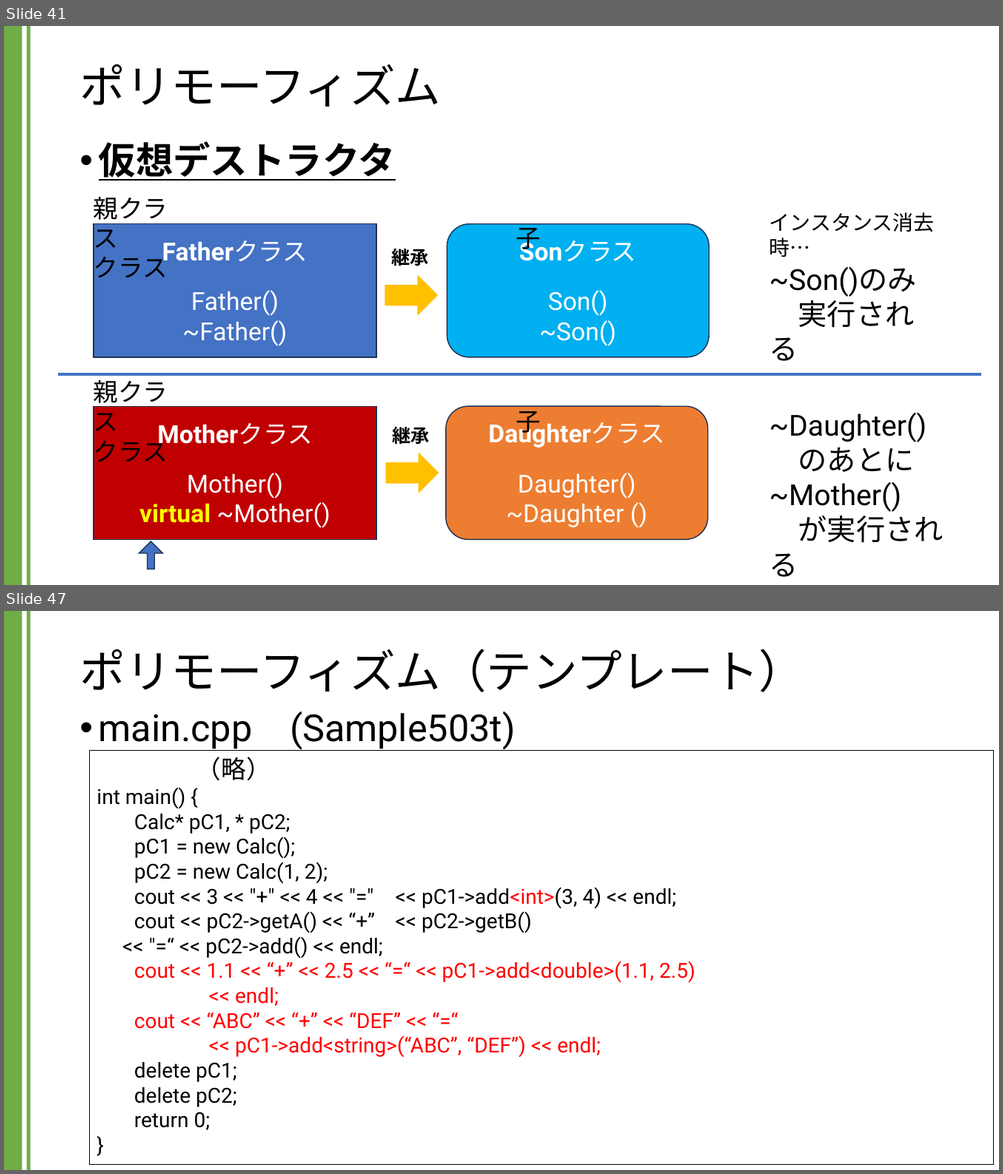
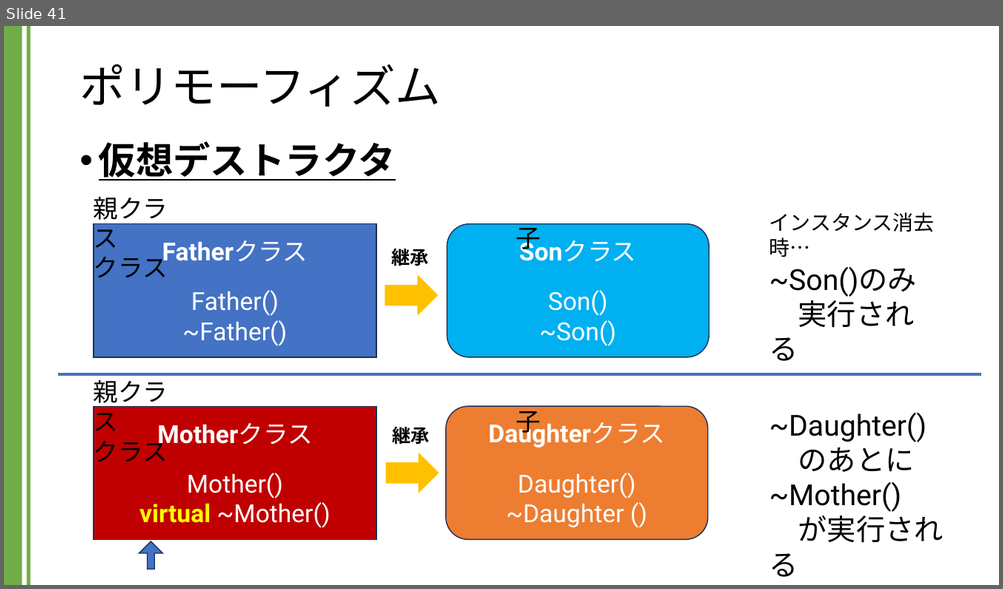
Before and after one commit to kic-murata/cpp2024, a slide deck: 授業資料/講義資料：継承とポリモーフィズム.pptx. Shown one above the other, each under a label of ours: slides 41 and 47 before the commit, slide 41 after it; the slides between them are not shown. The pictures are 1003x1174 and 1003x589 pixels, drawn with LibreOffice and Linux fonts; fonts in the diff are those of the drawing. Boxes give left, top, right and bottom in pixels: in the first picture for what was removed or moved away, otherwise in the second. Text is boxed around its words. In the diff, an @@ line names an element or a change of style, - is before the commit and + after.

```diff
--- a/授業資料/講義資料：継承とポリモーフィズム.pptx
+++ b/授業資料/講義資料：継承とポリモーフィズム.pptx
@@ slide 47 removed at [4,611,999,1170], background #FFFFFF; not listed: 2 template elements that a slide beside it also shows @@
@@ title removed at [79,649,804,692] @@
-ポリモーフィズム（テンプレート）
@@ text removed at [99,712,515,750] @@
-• main.cpp (Sample503t)
@@ rectangle removed at [90,751,993,1165] @@
-（略）
-int main() {
-Calc* pC1, * pC2;
-pC1 = new Calc();
-pC2 = new Calc(1, 2);
-cout << 3 << "+" << 4 << "=" << pC1->add<int>(3, 4) << endl;
-cout << pC2->getA() << “+” << pC2->getB()
-<< "=“ << pC2->add() << endl;
-cout << 1.1 << “+” << 2.5 << “=“ << pC1->add<double>(1.1, 2.5)
-<< endl;
-cout << “ABC” << “+” << “DEF” << “=“
-<< pC1->add<string>(“ABC”, “DEF”) << endl;
-delete pC1;
-delete pC2;
-return 0;
-}
```
Also in this commit, not shown: 10 other slides removed, 2 other files.
